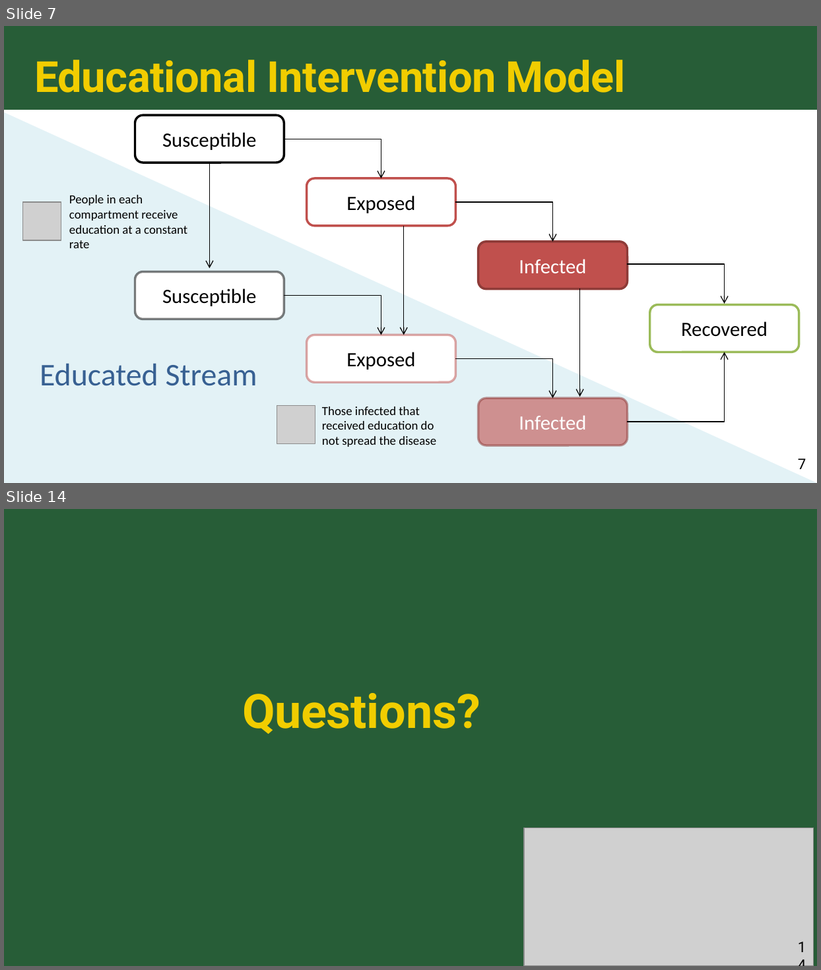
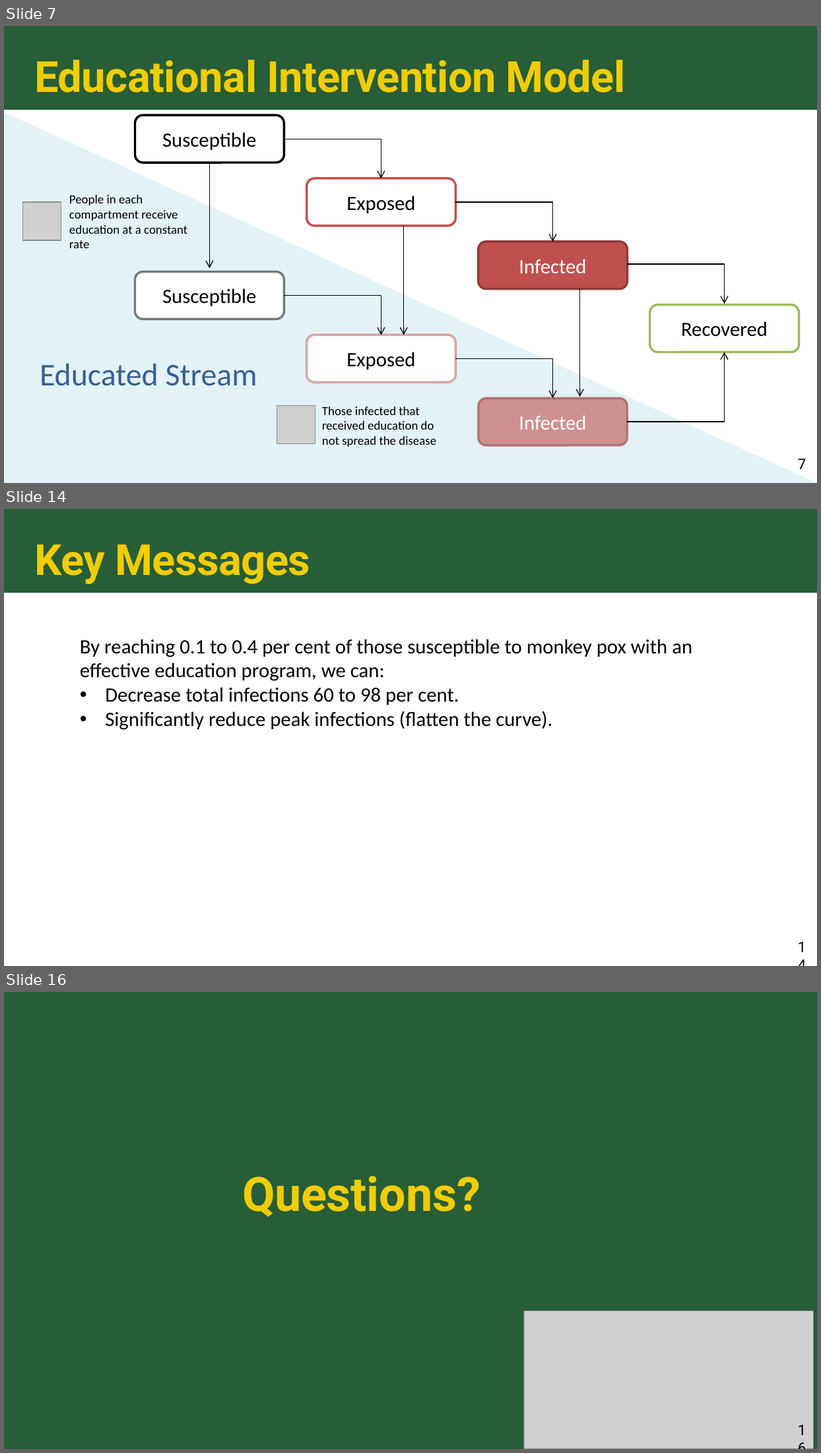
Before and after one commit to colbychristian/mpox_sier, a slide deck: Mpox_education_PPT.pptx. Shown one above the other, each under a label of ours: slides 7 and 14 before the commit, slides 7, 14 and 16 after it; the slides between them are not shown. The pictures are 821x970 and 821x1453 pixels, drawn with LibreOffice and Linux fonts; fonts in the diff are those of the drawing; grey boxes stand for pictures. Boxes give left, top, right and bottom in pixels: in the first picture for what was removed or moved away, otherwise in the second. Text is boxed around its words. In the diff, an @@ line names an element or a change of style, - is before the commit and + after.

```diff
--- a/Mpox_education_PPT.pptx
+++ b/Mpox_education_PPT.pptx
@@ slide 14 added at (4,509,817,966), background #FFFFFF; not listed: 1 template element that a slide beside it also shows @@
@@ title added at (34,544,310,584), 38 pt, text #F1CD00, bold @@
+Key Messages
@@ text added at (80,639,692,730), 18 pt, text #000000 @@
+By reaching 0.1 to 0.4 per cent of those susceptible to monkey pox with an effective education program, we can:
+• Decrease total infections 60 to 98 per cent.
+• Significantly reduce peak infections (flatten the curve).
@@ page number added at (795,938,809,958), 13 pt, text #000000 @@
+14
@@ what was slide 14 is now slide 16 @@
```
Also in this commit, not shown: 10 slides changed, 5 other slides added, 4 slides removed.
